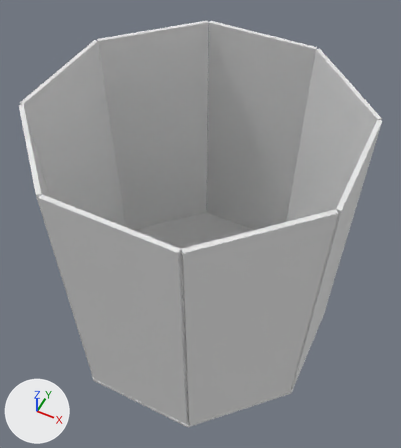
The Blender file aquarium/octagon.blend as it was, and as the next commit left it.
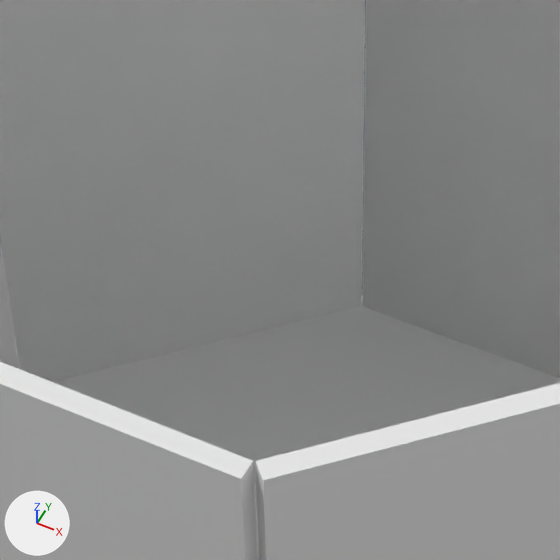
There are two pictures of each version: one whole from a 50 mm camera at (213.0, -419.0, 526.0) aimed at (2.0, 2.0, -1.0), one close up on the part from 30% to 63% of the width and 31% to 61% of the height. The axes (+X, +Y, +Z) are drawn at lower left. The lights are the same throughout.

In view in the first close-up: 'Cylinder.001', 'Side.001', 'Side.002', 'Side.003', 'Side.004', 'Side.005'.
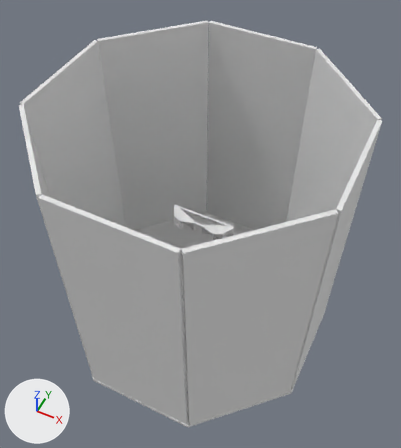
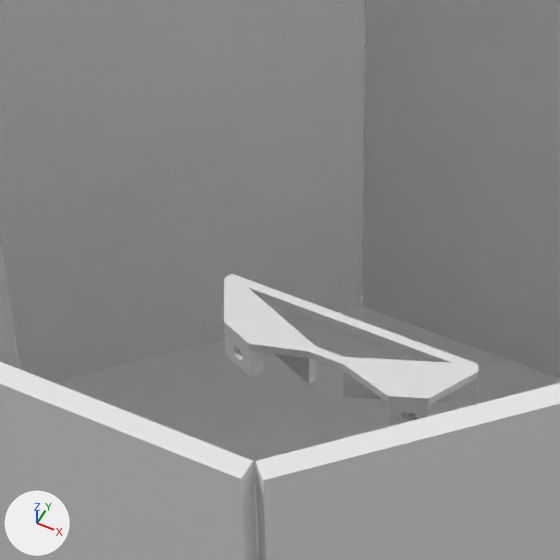
Where the change shows, as pixel boxes (x1, y1, x2, y2) in the close-ups (560 x 560 px):
'Strut', added: after (224, 274, 478, 427)

The edits, one by one:
Mesh me_cube_008 is new.
It has 202 vertices, 134 faces and spans x -1.4..1.8, y -9.7..21.2, z -1.5..0.0.
Object 'Strut' (ob_strut) is new; it shows me_cube_008.
Its location is (0.0, 0.0, 0.0).
Its rotation in degrees is (0, 0, 23).
Its scale is (25.0, 1.5, 10.0).
